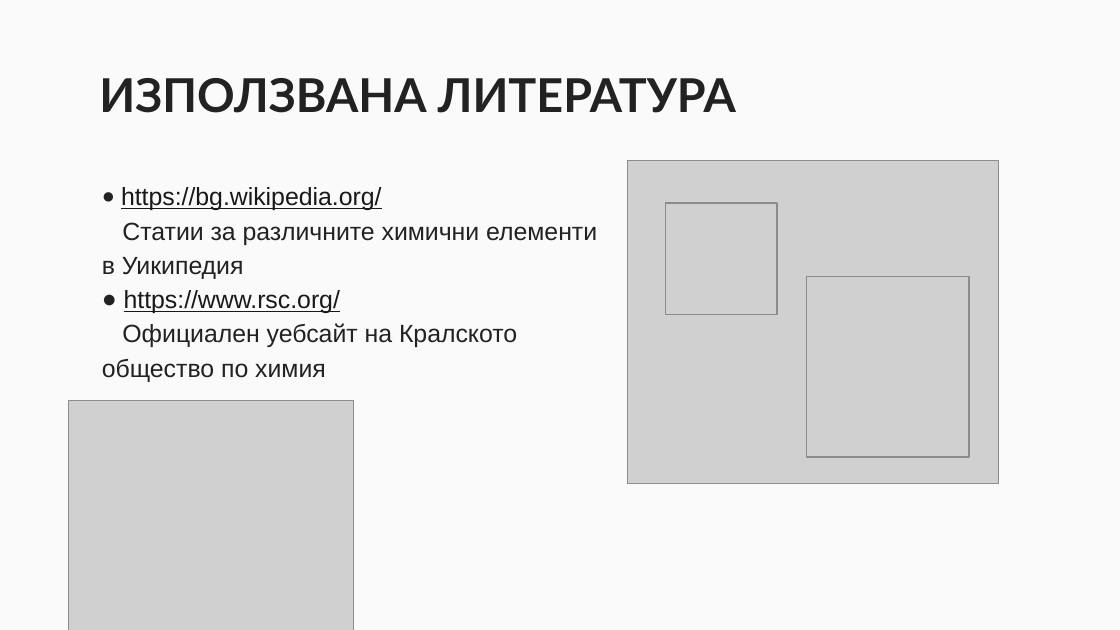
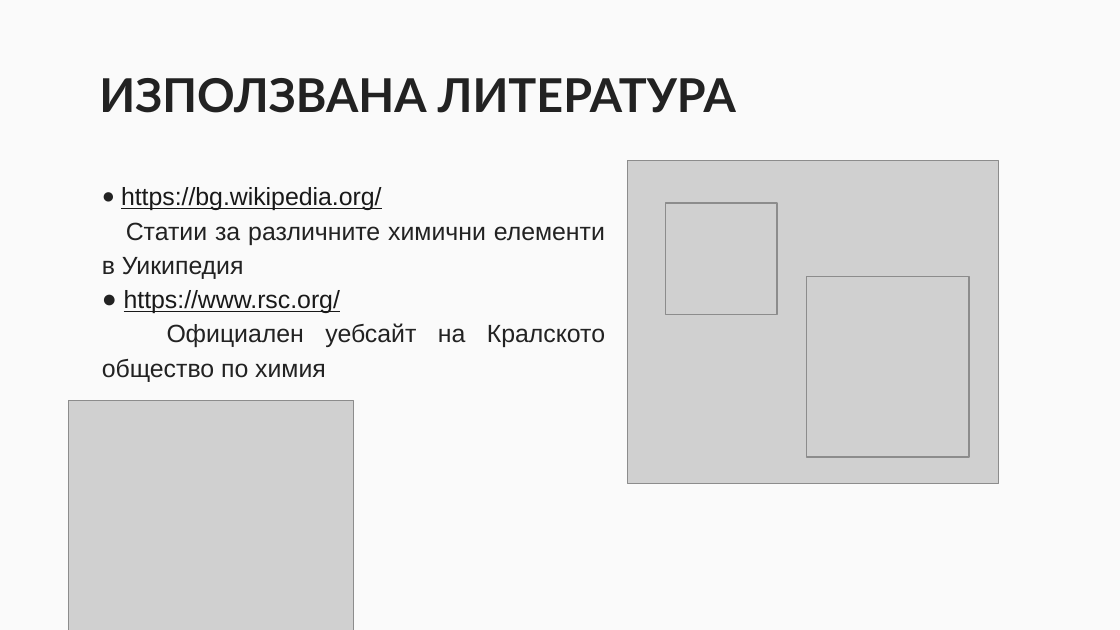
Before and after one commit to NikolaIvanov0821/Interactive-Chemie, a slide deck: slide 5 of Интерактивна химия.pptx. Drawn at 1120x630 pixels with LibreOffice and Linux fonts; fonts in the diff are those of the drawing; grey boxes stand for pictures. Boxes give left, top, right and bottom in pixels: in the first picture for what was removed or moved away, otherwise in the second. Text is boxed around its words. In the diff, an @@ line names an element or a change of style, - is before the commit and + after.

```diff
--- a/Интерактивна химия.pptx
+++ b/Интерактивна химия.pptx
@@ subtitle at (102, 222, 605, 382): alignment left to justified @@
```
Also in this commit, not shown: 3 other slides changed.
